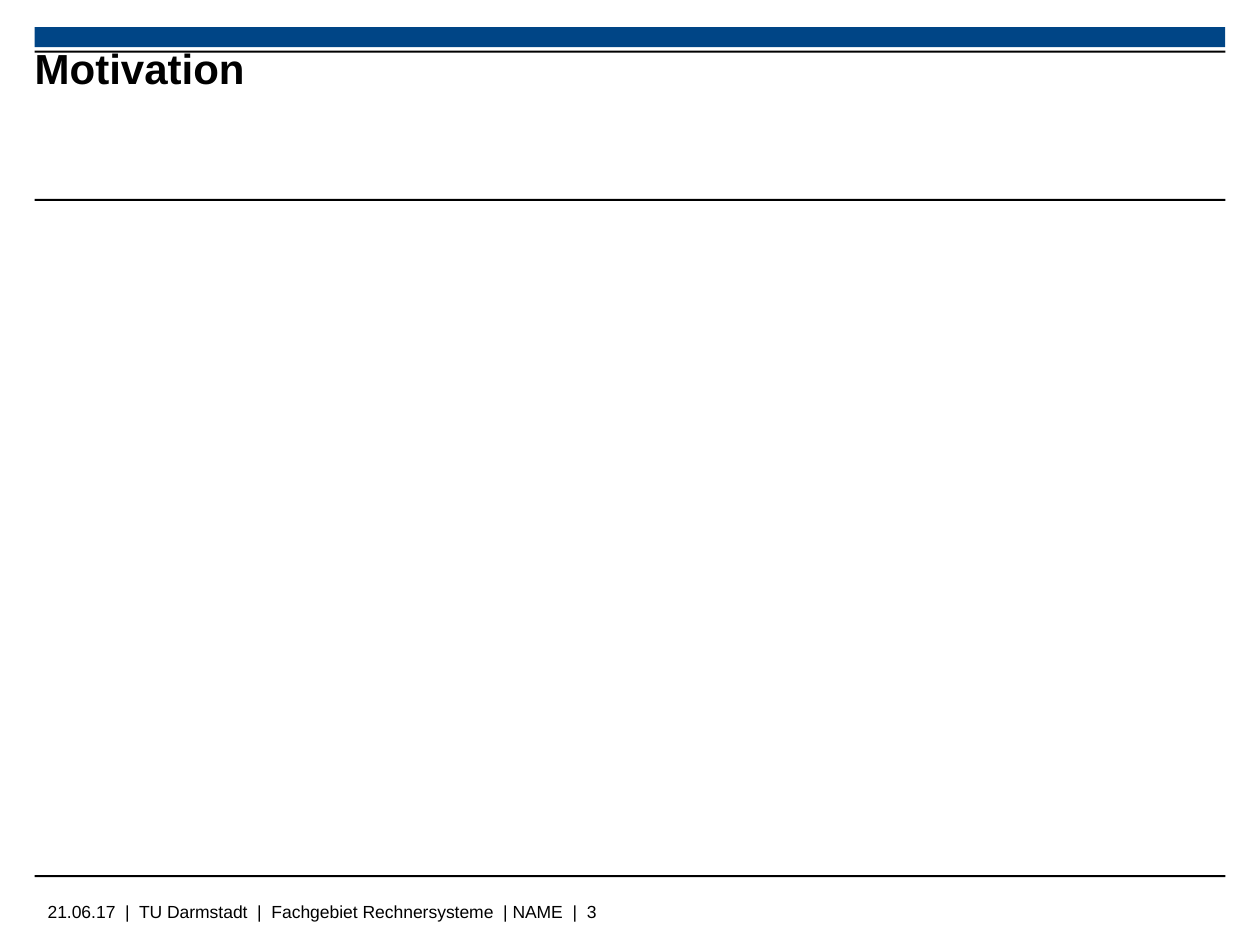
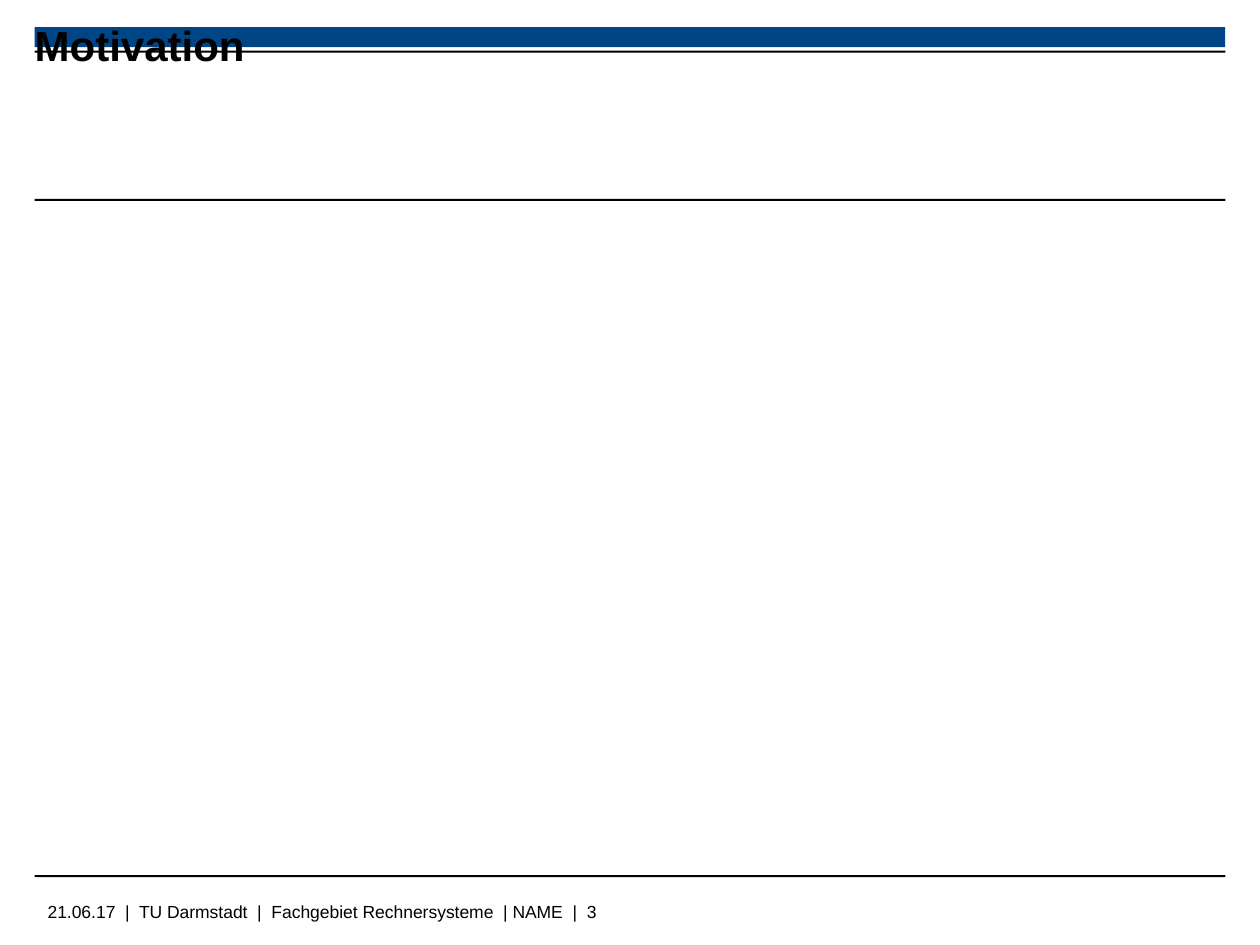
Before and after one commit to Wiero/Bachelorarbeit, a slide deck: slide 3 of Bachelorpräsenation.odp. Drawn at 1260x945 pixels with LibreOffice and Linux fonts; fonts in the diff are those of the drawing; background and template pictures are left out. Boxes give left, top, right and bottom in pixels: in the first picture for what was removed or moved away, otherwise in the second. Text is boxed around its words. In the diff, an @@ line names an element or a change of style, - is before the commit and + after.

```diff
--- a/Bachelorpräsenation.odp
+++ b/Bachelorpräsenation.odp
@@ title "Motivation" rewrapped from (35,50,245,85) to (35,30,245,69) @@
```
Also in this commit, not shown: 3 other slides changed, 3 slides added, 1 slide removed, 5 other files.
